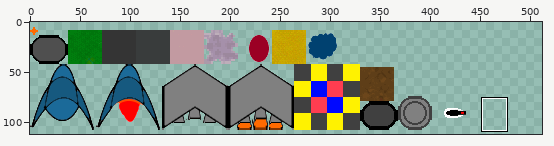
Edited in one commit: sprite sheet (client/assets/sprites.png). The first picture is a wide view before the edit; the outline marks the close-up.
Close-up. Earlier state:
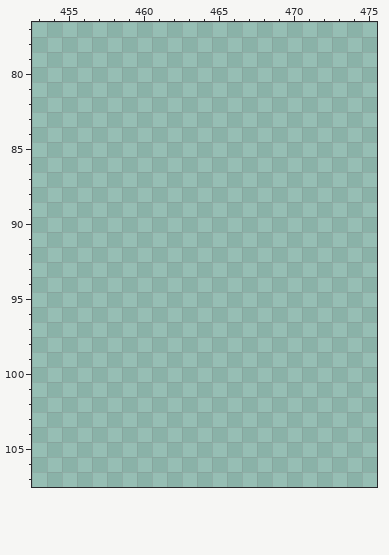
The file is 512x128 pixels. Colours within 5 levels of each other are drawn and written as one. Shown: x 453..475, y 77..107. The old version is drawn lined up with the new one. The wide view leaves out empty margins. The commit also changed other parts of the picture, which this record leaves out.
And afterwards:
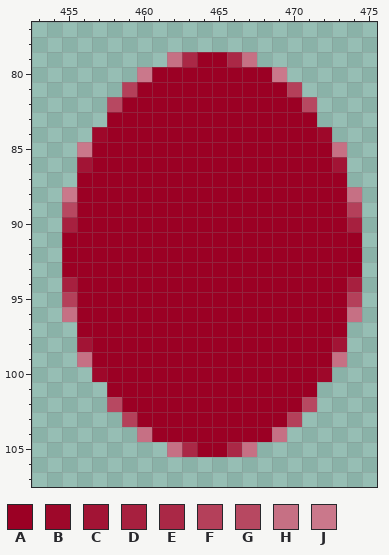
Palette (. is transparent): A #9b0024  B #9e082a  C #a21435  D #a7203f  E #aa2846  F #b4405a  G #b74861  H #c67084  J #ca788b
The exact change:
whole drawing moved by +0,+5 (the old picture is shown already moved)
y 79: x 462..467 ...... -> HEAAEH
y 80: x 460..469 .......... -> JAAAAAAAAJ
y 81: x 459..470 ............ -> FAAAAAAAAAAF
y 82: x 458..471 .............. -> GAAAAAAAAAAAAG
y 83: x 458..471 .............. -> AAAAAAAAAAAAAA
y 84: x 457..472 ................ -> BAAAAAAAAAAAAAAB
y 85: x 456..473 .................. -> JAAAAAAAAAAAAAAAAH
y 86: x 456..473 .................. -> CAAAAAAAAAAAAAAAAC
y 87: x 456..473 .................. -> AAAAAAAAAAAAAAAAAA
y 88: x 455..474 .................... -> JAAAAAAAAAAAAAAAAAAH
y 89: x 455..474 .................... -> GAAAAAAAAAAAAAAAAAAF
y 90: x 455..474 .................... -> DAAAAAAAAAAAAAAAAAAD
y 91..93: x 455..474 .................... -> AAAAAAAAAAAAAAAAAAAA
y 94: x 455..474 .................... -> DAAAAAAAAAAAAAAAAAAD
y 95: x 455..474 .................... -> FAAAAAAAAAAAAAAAAAAF
y 96: x 455..474 .................... -> HAAAAAAAAAAAAAAAAAAH
y 97: x 456..473 .................. -> AAAAAAAAAAAAAAAAAA
y 98: x 456..473 .................. -> CAAAAAAAAAAAAAAAAC
y 99: x 456..473 .................. -> HAAAAAAAAAAAAAAAAH
y 100: x 457..472 ................ -> BAAAAAAAAAAAAAAB
y 101: x 458..471 .............. -> AAAAAAAAAAAAAA
y 102: x 458..471 .............. -> GAAAAAAAAAAAAG
y 103: x 459..470 ............ -> FAAAAAAAAAAF
y 104: x 460..469 .......... -> HAAAAAAAAH
y 105: x 462..467 ...... -> HEAAEH
Boxes around the changes in both close-ups, in picture pixels (x1, y1, x2, y2):
added: (62, 52, 362, 457)
